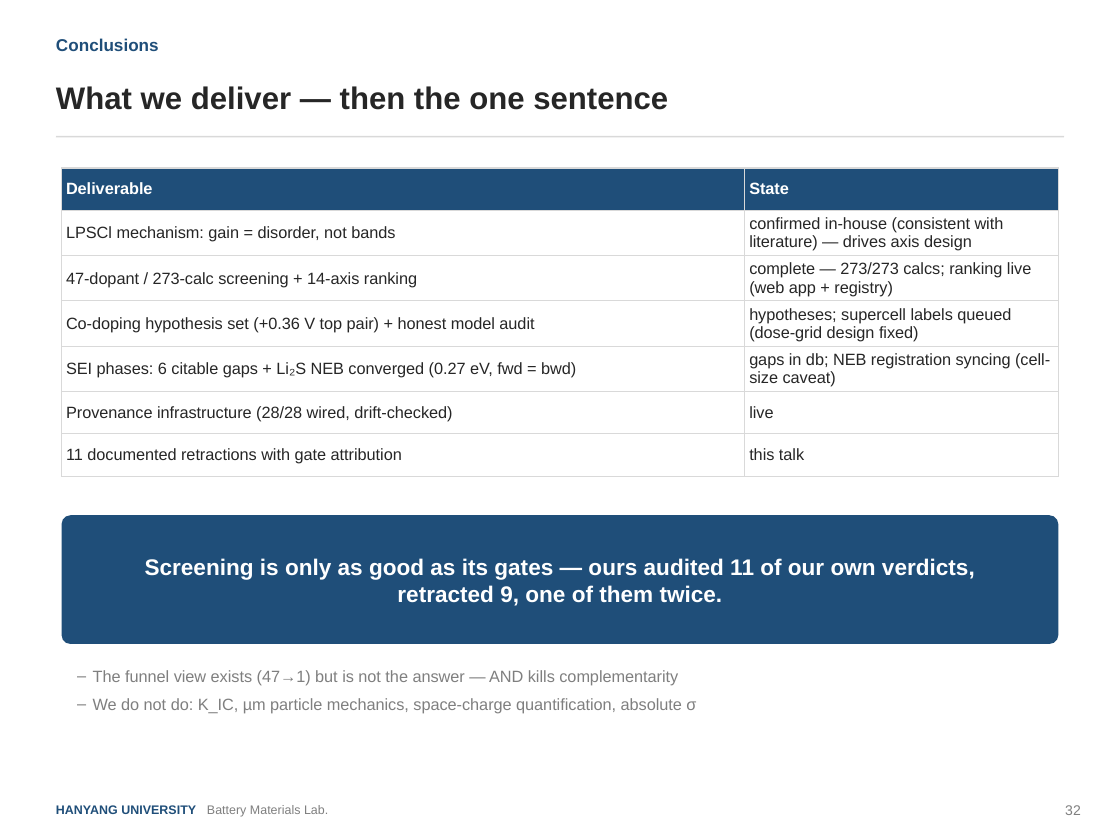
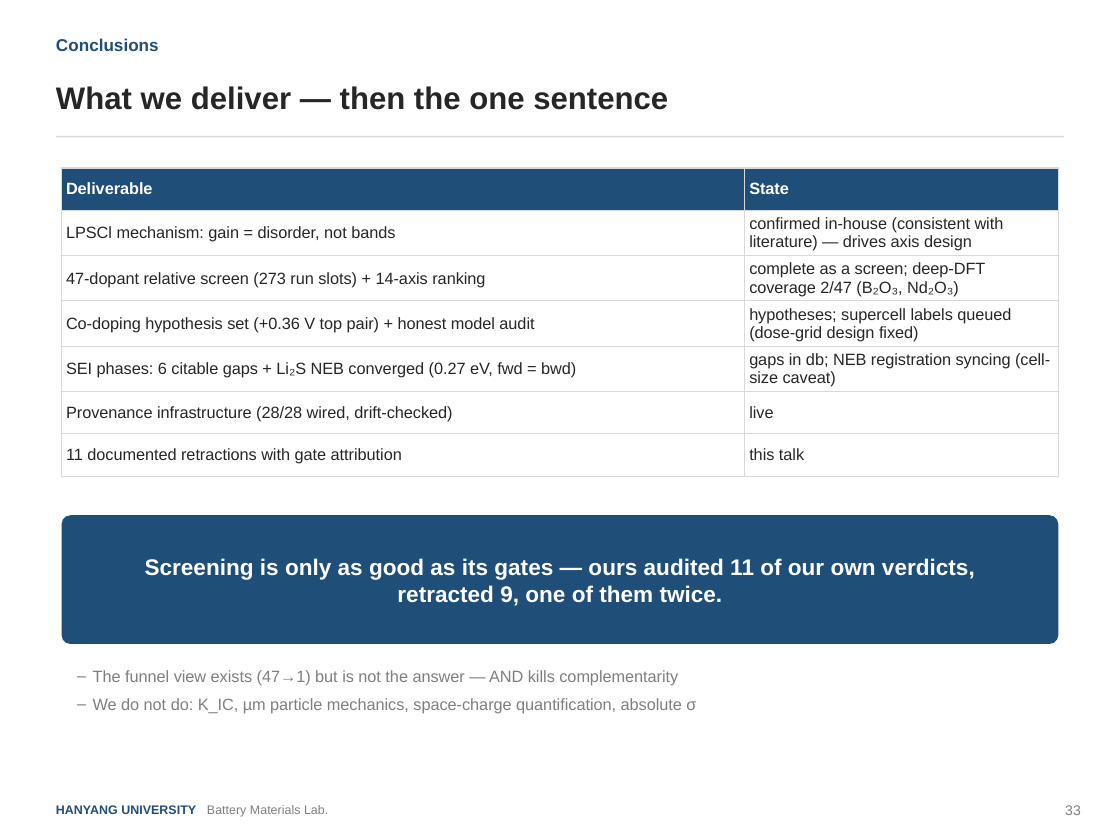
Before and after one commit to yonghoon7153-source/Yonghoon-DEM-DFT, a slide deck: slide 33 of kb/seminars/Research_Seminar_2026_08_v3.pptx (slide 32 before the commit). Drawn at 1120x840 pixels with LibreOffice and Linux fonts; fonts in the diff are those of the drawing. Boxes give left, top, right and bottom in pixels: in the first picture for what was removed or moved away, otherwise in the second. Text is boxed around its words. In the diff, an @@ line names an element or a change of style, - is before the commit and + after.

```diff
--- a/kb/seminars/Research_Seminar_2026_08_v3.pptx
+++ b/kb/seminars/Research_Seminar_2026_08_v3.pptx
@@ table at (62,168,1058,468) @@
-row 3, column 1: 47-dopant / 273-calc screening + 14-axis ranking
+row 3, column 1: 47-dopant relative screen (273 run slots) + 14-axis ranking
-row 3, column 2: complete — 273/273 calcs; ranking live (web app + registry)
+row 3, column 2: complete as a screen; deep-DFT coverage 2/47 (B₂O₃, Nd₂O₃)
```
Also in this commit, not shown: 25 other slides changed, 2 slides added, 21 other files.
